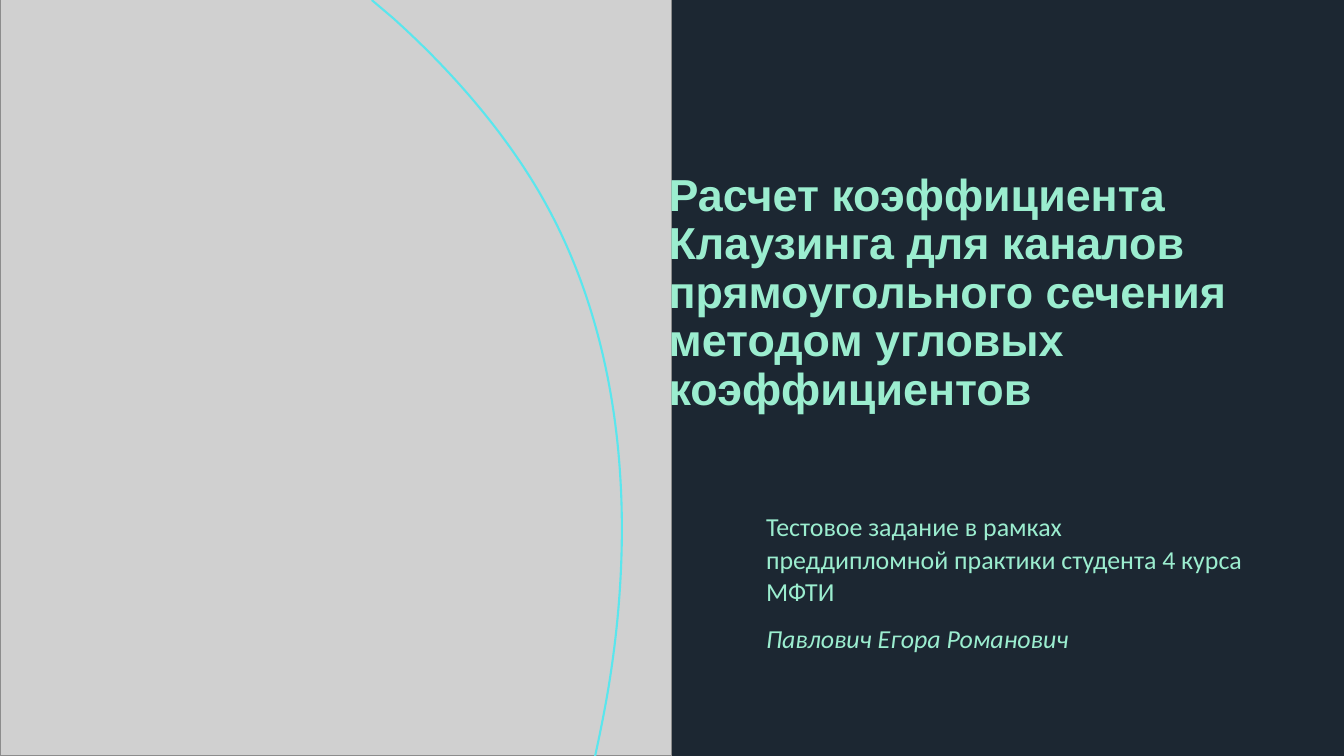
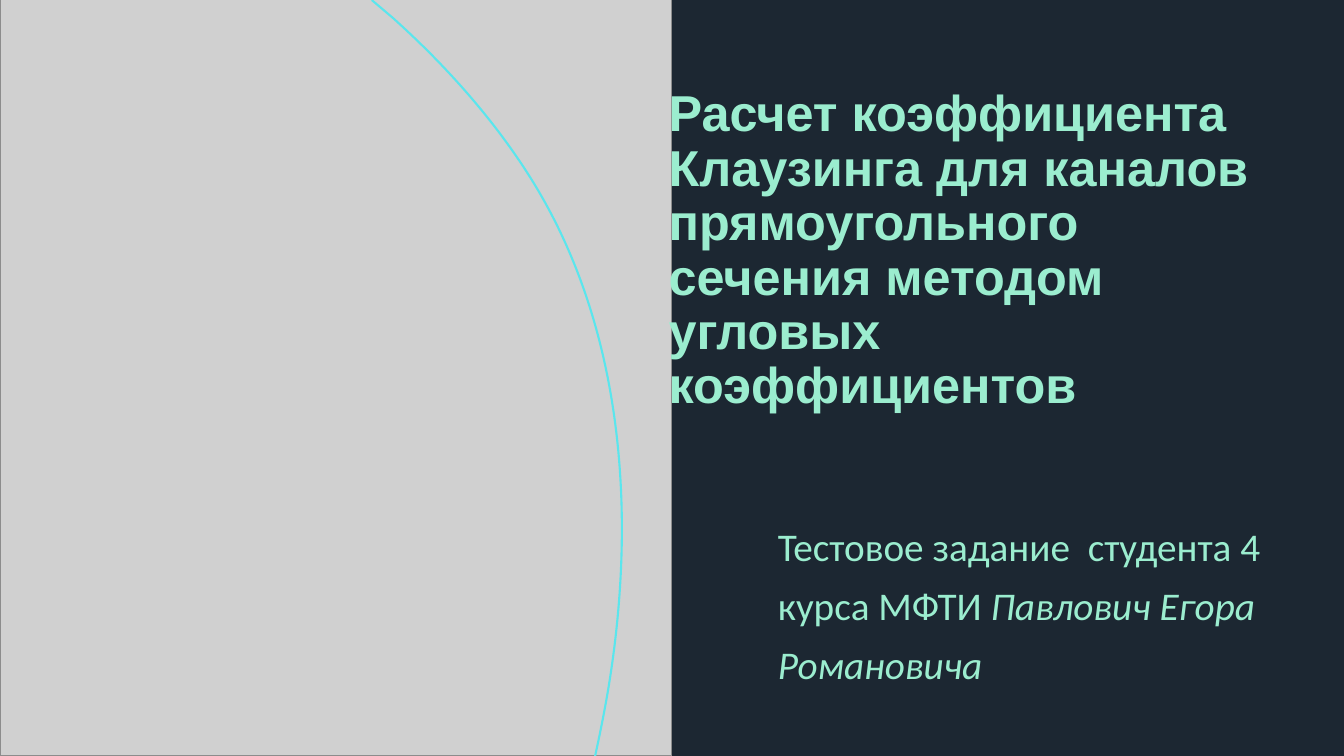
Before and after one commit to eprush/MethodOfAngularCoefficients, a slide deck: slide 1 of Presentation/Тестовое задание.pptx. Drawn at 1344x756 pixels with LibreOffice and Linux fonts; fonts in the diff are those of the drawing; grey boxes stand for pictures. Boxes give left, top, right and bottom in pixels: in the first picture for what was removed or moved away, otherwise in the second. Text is boxed around its words. In the diff, an @@ line names an element or a change of style, - is before the commit and + after.

```diff
--- a/Presentation/Тестовое задание.pptx
+++ b/Presentation/Тестовое задание.pptx
@@ title "Расчет коэффициента Клаузинга для каналов ...": place and size @@
-title "Расчет коэффициента Клаузинга для каналов ..." at (669,176,1226,414)
+title "Расчет коэффициента Клаузинга для каналов ..." at (669,91,1248,413)
@@ title "Расчет коэффициента Клаузинга для каналов ..." at (669,91,1248,413): size 32 to 36 pt @@
@@ subtitle at (778,536,1260,680): text changed; size 18.5 to 28 pt @@
-Тестовое задание в рамках преддипломной практики студента 4 курса МФТИ
-Павлович Егора Романович
+Тестовое задание студента 4 курса МФТИ Павлович Егора Романовича
```
Also in this commit, not shown: 1 other slide changed, 4 slides added, 1 slide removed, 14 other files.
